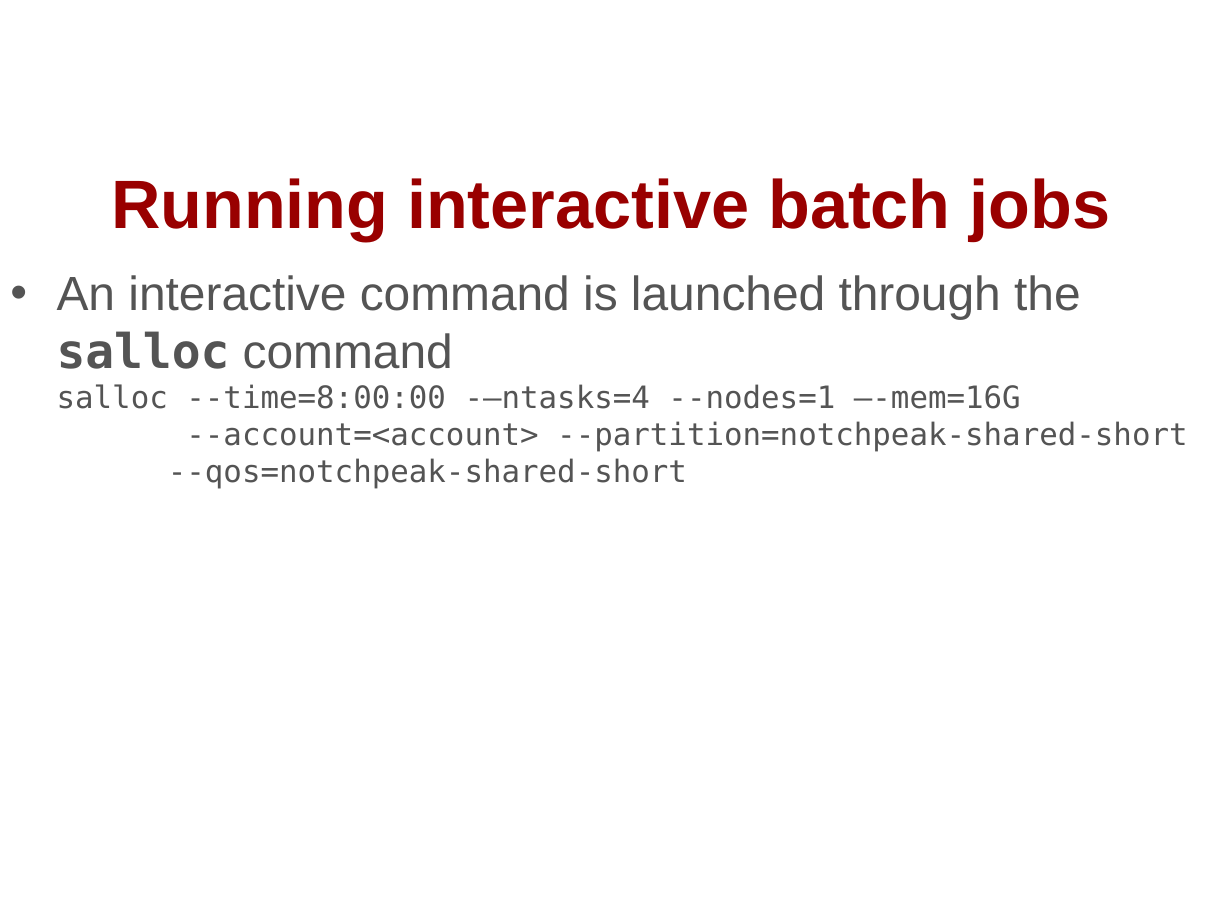
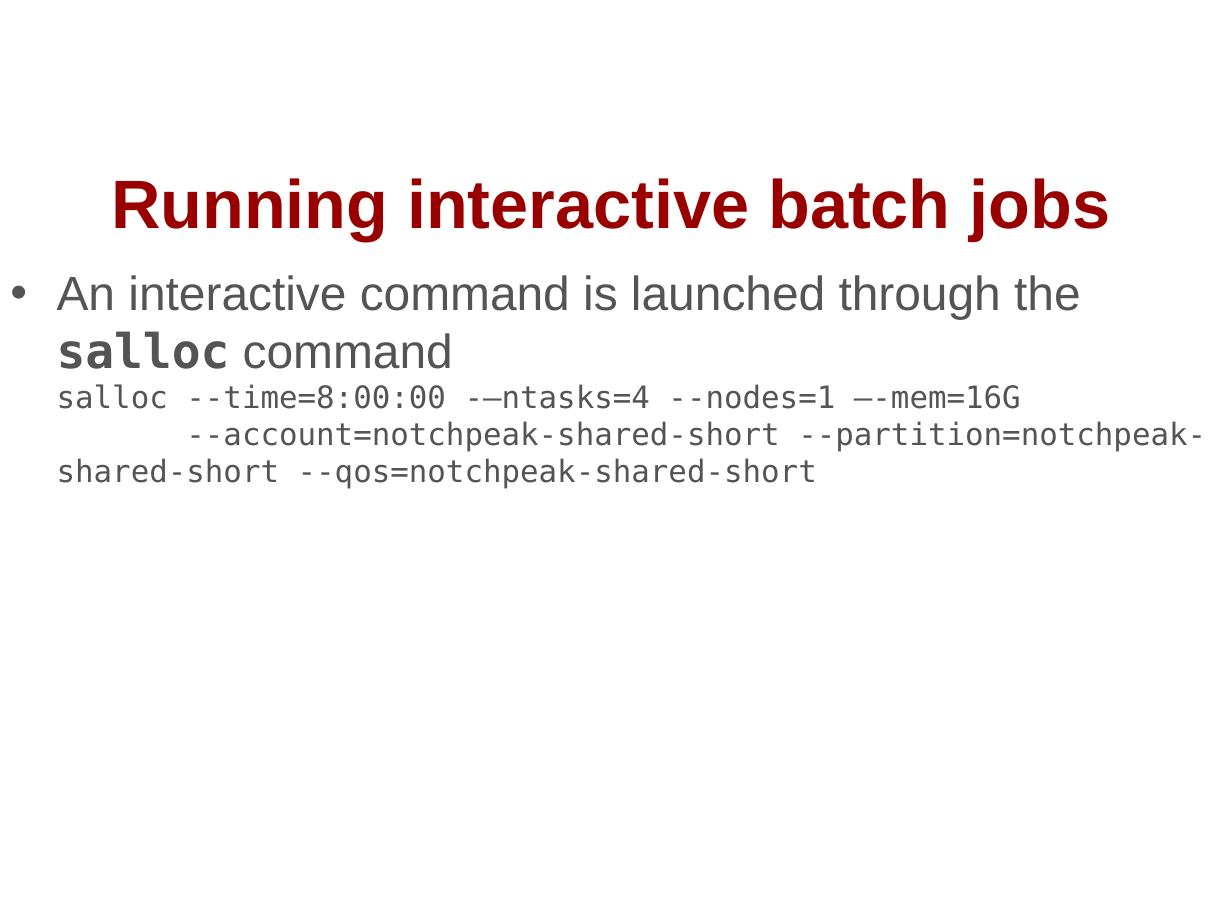
Before and after one commit to chpc-uofu/slurm-lectures, a slide deck: slide 58 of running-jobs-at-chpc-slurm.pptx. Drawn at 1232x924 pixels with LibreOffice and Linux fonts; fonts in the diff are those of the drawing; background and template pictures are left out. Boxes give left, top, right and bottom in pixels: in the first picture for what was removed or moved away, otherwise in the second. Text is boxed around its words. In the diff, an @@ line names an element or a change of style, - is before the commit and + after.

```diff
--- a/running-jobs-at-chpc-slurm.pptx
+++ b/running-jobs-at-chpc-slurm.pptx
@@ text at [57, 275, 1206, 489]: text changed @@
-• An interactive command is launched through the salloc command
-  salloc --time=8:00:00 -–ntasks=4 --nodes=1 –-mem=16G --account=<account> --partition=notchpeak-shared-short --qos=notchpeak-shared-short
+• An interactive command is launched through the salloc command
+  salloc --time=8:00:00 -–ntasks=4 --nodes=1 –-mem=16G --account=notchpeak-shared-short --partition=notchpeak-shared-short --qos=notchpeak-shared-short
```
Also in this commit, not shown: 4 other files.
